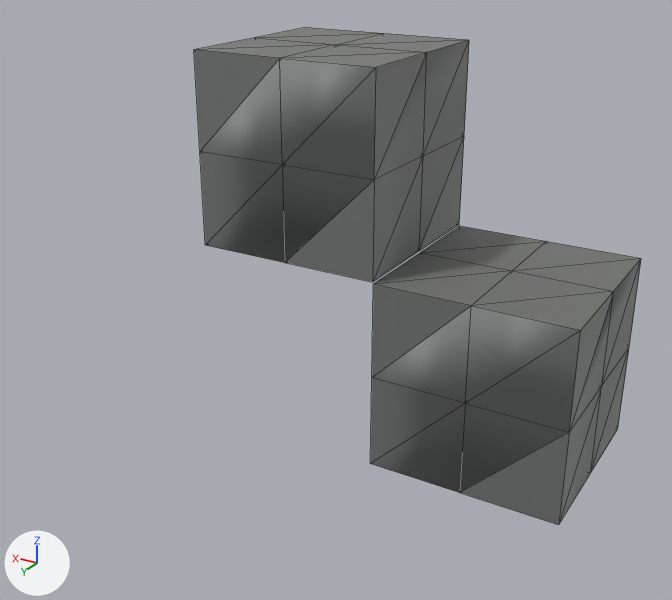
What one commit did to the OBJ model static/models/0111_1010.obj.
Camera for both pictures: a 50 mm camera at (-0.972, 1.798, 0.831) aimed at (0.07, 0.06, -0.037). The lights are fixed; the arrows at lower left show +X, +Y and +Z. Mesh edges are drawn as thin lines. Where no turn or scale is listed for an object, it has been applied to the vertices. Vertices at the same position are counted once.

Names of what the first picture shows: '0111_1010'.
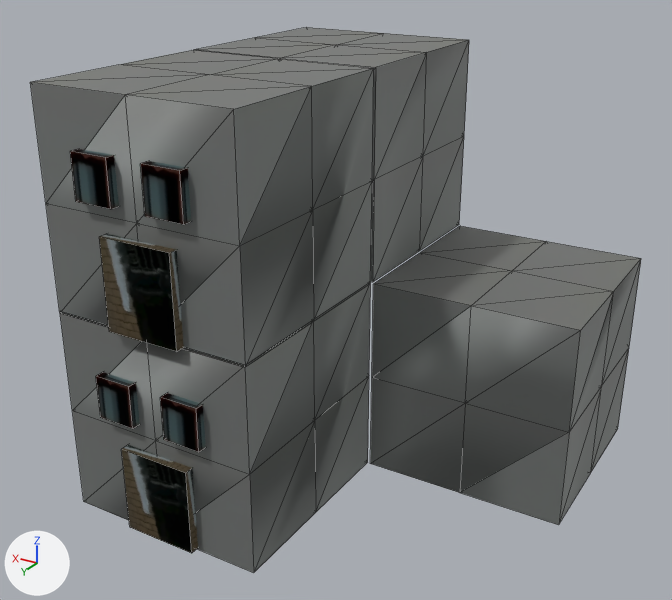
The newer file is also turned or shifted as a whole; pictures and numbers use the older file's frame.

Pixel boxes [x1, y1, x2, y2] of what changed, in the pictures (672 x 600 px):
'0111_1010', reshaped (37% wider, 10% taller): before [194, 27, 641, 525]; after [30, 27, 641, 573]
part 1 of me_0111_1010, added: after [122, 445, 198, 553]
part 2 of me_0111_1010, added (black): after [160, 393, 206, 452]
part 3 of me_0111_1010, added (black): after [96, 372, 140, 429]
part 4 of me_0111_1010, added: after [60, 283, 370, 573]
part 5 of me_0111_1010, added: after [99, 234, 184, 352]
part 6 of me_0111_1010, added (black): after [140, 161, 191, 225]
part 7 of me_0111_1010, added (black): after [70, 149, 119, 209]
part 8 of me_0111_1010, added: after [30, 50, 374, 367]

The change, as a list of edits to the scene's bpy script:
```text
Change me_0111_1010:
    used by ob_0111_1010; location = (0.0, 0.0, 0.0)
    remove me_0111_1010.from_pydata(...)  # 102 vertices, 212 faces; spans x -0.496..0.506, y -0.523..-0.001, z -0.504..0.5
    add me_0111_1010.from_pydata(...)  # 204 vertices, 424 faces; spans x -0.496..0.506, y -0.523..0.531, z -0.504..0.5
    me_0111_1010 part 1: a new loose piece, a box spanning x 0.158..0.339, y 0.471..0.531, z -0.491..-0.282, in mat_men
    me_0111_1010 part 2: a new loose piece, a box spanning x 0.118..0.212, y 0.471..0.531, z -0.218..-0.115, in mat_windows1 (picture img_window1_png)
    me_0111_1010 part 3: a new loose piece, a box spanning x 0.299..0.393, y 0.471..0.531, z -0.218..-0.115, in mat_windows1 (picture img_window1_png)
    me_0111_1010 part 4: the loose piece of 27 vertices spanning x 0.006..0.506, y -0.501..-0.001, z 0.0..0.5 is copied, and the copy is turned 180 degrees about the z axis through its middle, then moved by (0.0, 0.51, -0.495); it spans x 0.006..0.506, y 0.009..0.509, z -0.495..0.005
    me_0111_1010 part 5: a new loose piece, a box spanning x 0.158..0.339, y 0.471..0.531, z 0.004..0.213, in mat_men
    me_0111_1010 part 6: a new loose piece, a box spanning x 0.118..0.212, y 0.471..0.531, z 0.277..0.381, in mat_windows1 (picture img_window1_png)
    me_0111_1010 part 7: a new loose piece, a box spanning x 0.299..0.393, y 0.471..0.531, z 0.277..0.381, in mat_windows1 (picture img_window1_png)
    me_0111_1010 part 8: the loose piece of 27 vertices spanning x 0.006..0.506, y -0.501..-0.001, z 0.0..0.5 is copied, and the copy is turned 180 degrees about the z axis through its middle, then moved by (0.0, 0.51, 0.0); it spans x 0.006..0.506, y 0.009..0.509, z 0.0..0.5
```
